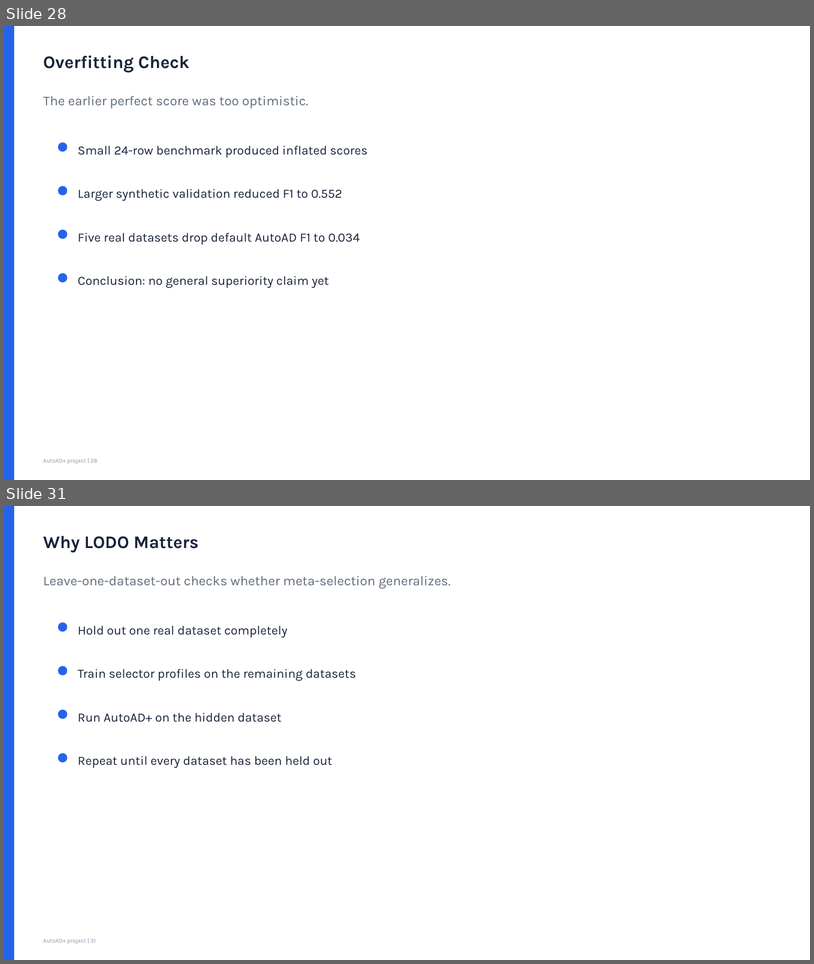
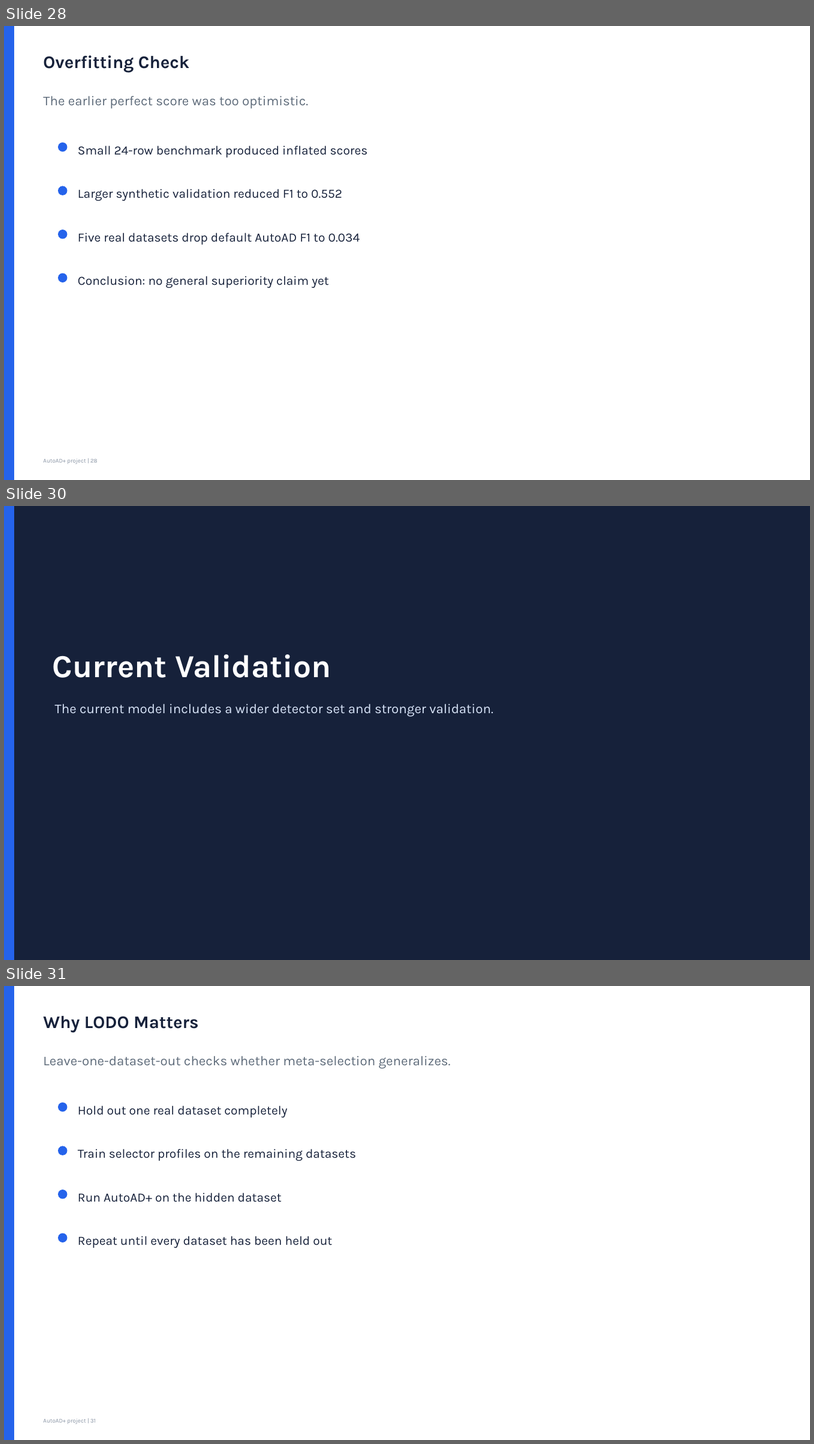
Before and after one commit to 02deno/Automated-Anomaly-Detection-Project, a slide deck: output/presentations/AutoAD_Project_Presentation_updated.pptx. Shown one above the other, each under a label of ours: slides 28 and 31 before the commit, slides 28, 30 and 31 after it; the slides between them are not shown. The pictures are 814x964 and 814x1444 pixels, drawn with LibreOffice and Linux fonts; fonts in the diff are those of the drawing. Boxes give left, top, right and bottom in pixels: in the first picture for what was removed or moved away, otherwise in the second. Text is boxed around its words. In the diff, an @@ line names an element or a change of style, - is before the commit and + after.

Commit message:
Add new result CSV files for leave-one-dataset-out analysis and model comparisons after merging datasets
- Created `leave_one_dataset_out_after_merge.csv` to store results of leave-one-out experiments.
- Added `merge_impact_lodo_comparison.csv` to compare average metrics before and after merging datasets.
- Introduced `real_data_expanded_model_comparison_after_merge.csv` for model performance metrics on real data post-merge.
- Added `real_data_expanded_summary_after_merge.csv` to summarize detailed results of various models on real datasets after merging.

```diff
--- a/output/presentations/AutoAD_Project_Presentation_updated.pptx
+++ b/output/presentations/AutoAD_Project_Presentation_updated.pptx
@@ slide 30 added at (4, 506, 810, 960), background #16213A @@
@@ rectangle added at (4, 506, 14, 960), fill #2563EB, outline #2563EB 1 pt @@
@@ text added at (53, 654, 331, 678), 38 pt, text #FFFFFF, bold @@
+Current Validation
@@ text added at (55, 703, 494, 717), 16 pt, text #D8E4F8 @@
+The current model includes a wider detector set and stronger validation.
```
Also in this commit, not shown: 11 slides changed, 6 other slides added, 5 slides removed, 7 other files.
